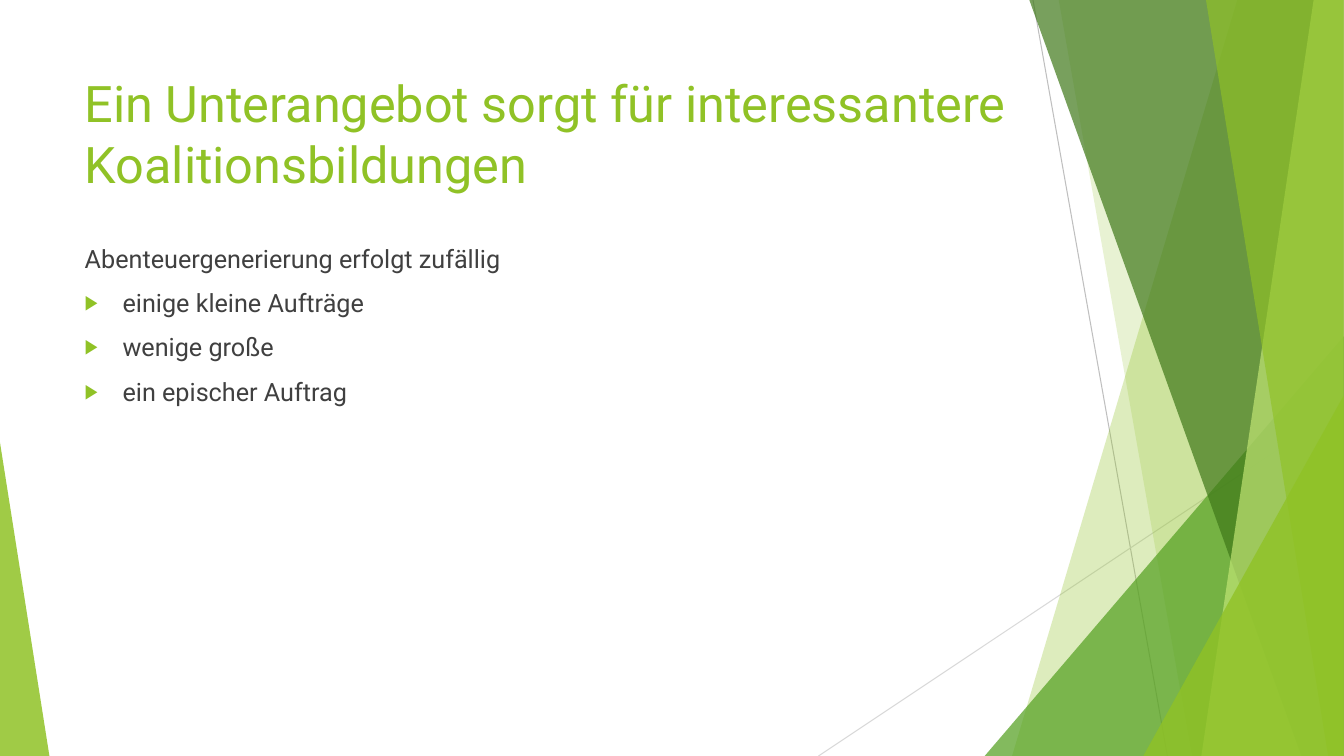
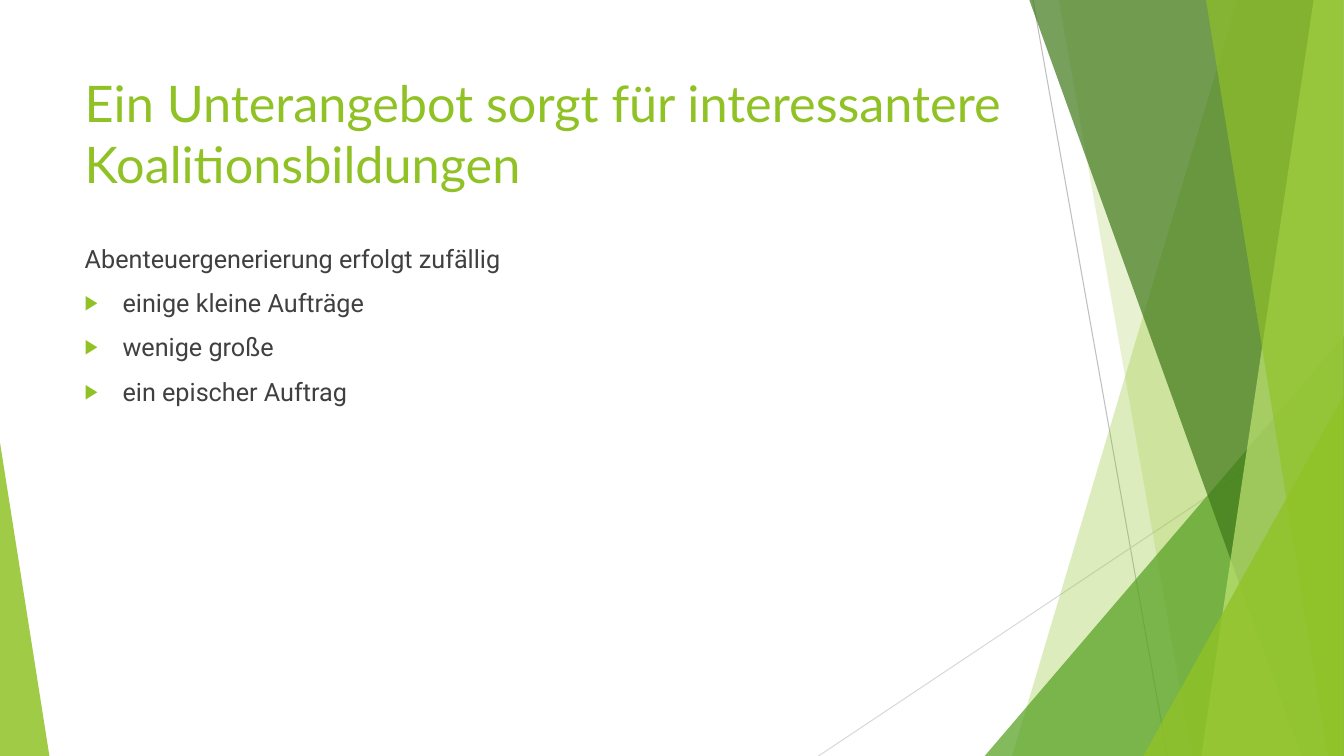
Before and after one commit to MFizz/AiF, a slide deck: slide 8 of presentation/AOTF.pptx. Drawn at 1344x756 pixels with LibreOffice and Linux fonts; fonts in the diff are those of the drawing. Boxes give left, top, right and bottom in pixels: in the first picture for what was removed or moved away, otherwise in the second. Text is boxed around its words. In the diff, an @@ line names an element or a change of style, - is before the commit and + after.

```diff
--- a/presentation/AOTF.pptx
+++ b/presentation/AOTF.pptx
@@ title "Ein Unterangebot sorgt für interessantere ..." at (x1=85, y1=85, x2=1000, y2=191): font Roboto to Lato @@
```
Also in this commit, not shown: 1 other slide changed, 1 other file.
